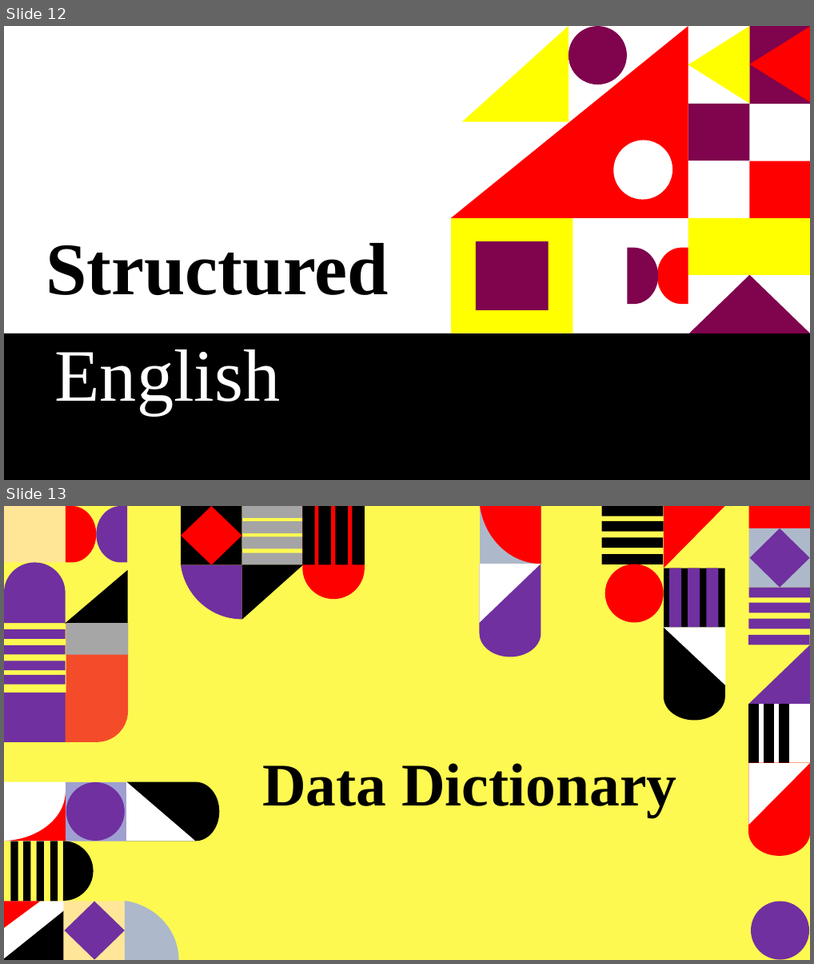
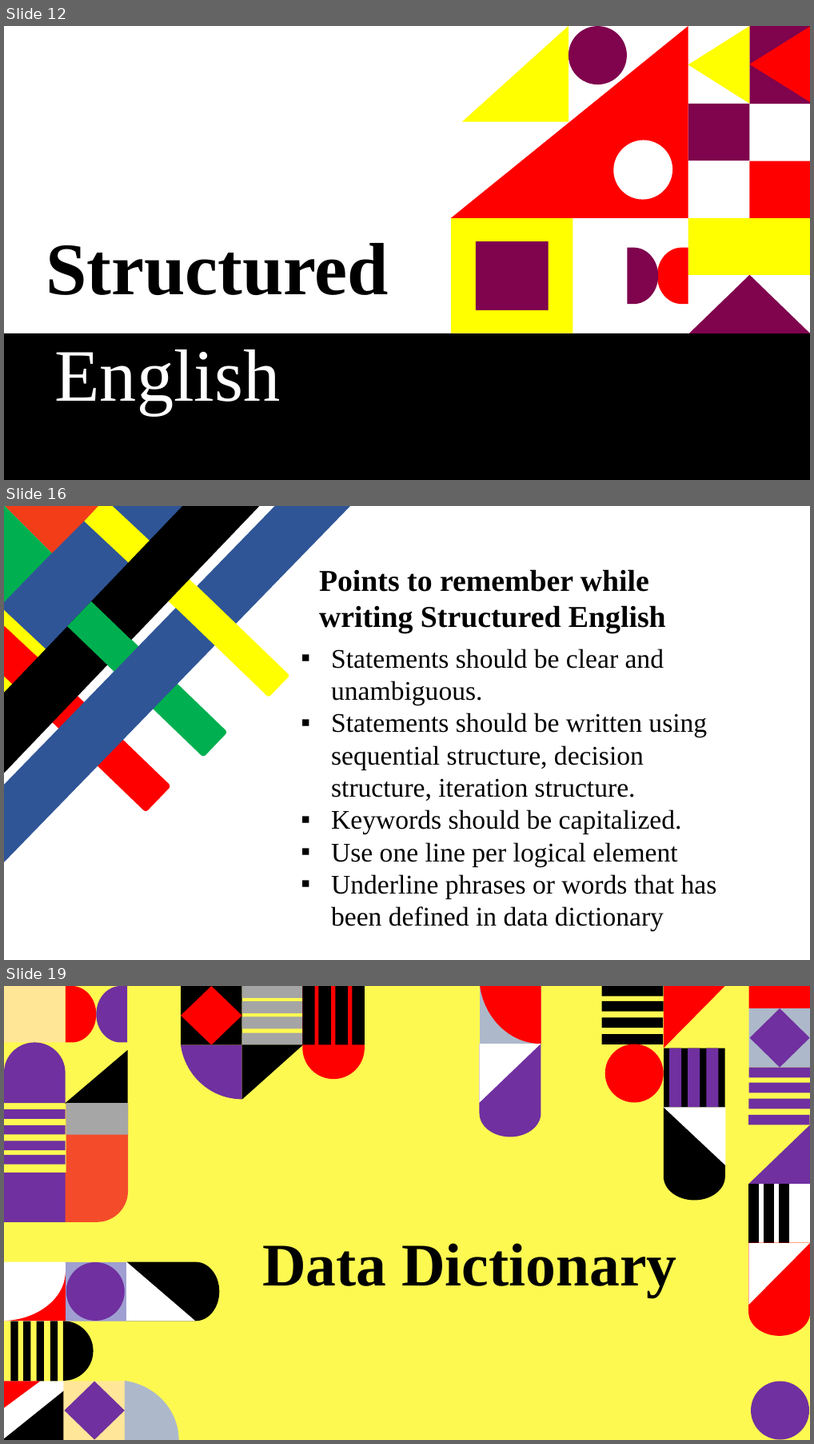
Before and after one commit to tamanghawana0815/SAD-ppt, a slide deck: Presentation.pptx. Shown one above the other, each under a label of ours: slides 12 and 13 before the commit, slides 12, 16 and 19 after it; the slides between them are not shown. The pictures are 814x964 and 814x1444 pixels, drawn with LibreOffice and Linux fonts; fonts in the diff are those of the drawing. Boxes give left, top, right and bottom in pixels: in the first picture for what was removed or moved away, otherwise in the second. Text is boxed around its words. In the diff, an @@ line names an element or a change of style, - is before the commit and + after.

Commit message:
Updated slide

```diff
--- a/Presentation.pptx
+++ b/Presentation.pptx
@@ slide 16 added at (x1=4, y1=506, x2=810, y2=960), background #FFFFFF @@
@@ text added at (x1=319, y1=569, x2=666, y2=633), 36 pt, text #000000, bold @@
+Points to remember while writing Structured English
@@ group added at (x1=4, y1=506, x2=350, y2=862): 7 freeform shapes, 5 rounded rectangles, 1 diag stripe, 1 right triangle @@
@@ text added at (x1=331, y1=648, x2=718, y2=931), 32 pt, text #000000 @@
+▪ Statements should be clear and unambiguous.
+▪ Statements should be written using sequential structure, decision structure, iteration structure.
+▪ Keywords should be capitalized.
+▪ Use one line per logical element
+▪ Underline phrases or words that has been defined in data dictionary
@@ what was slide 13 is now slide 19 @@
```
Also in this commit, not shown: 1 slide changed, 6 other slides added.
